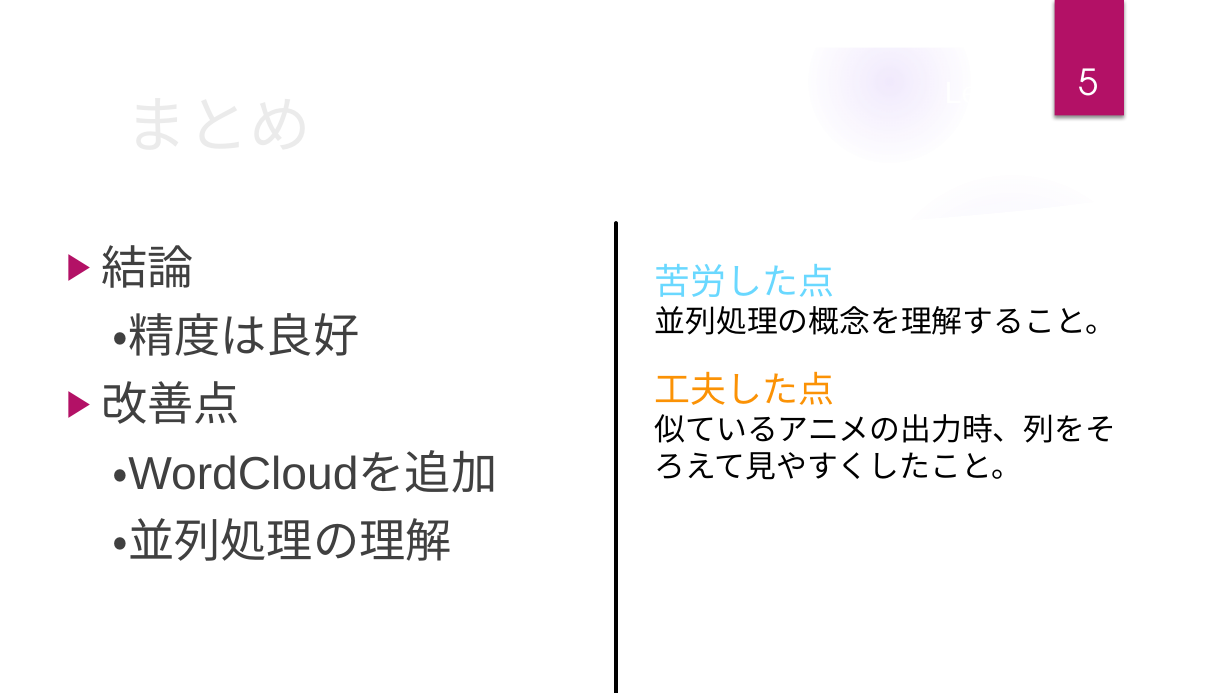
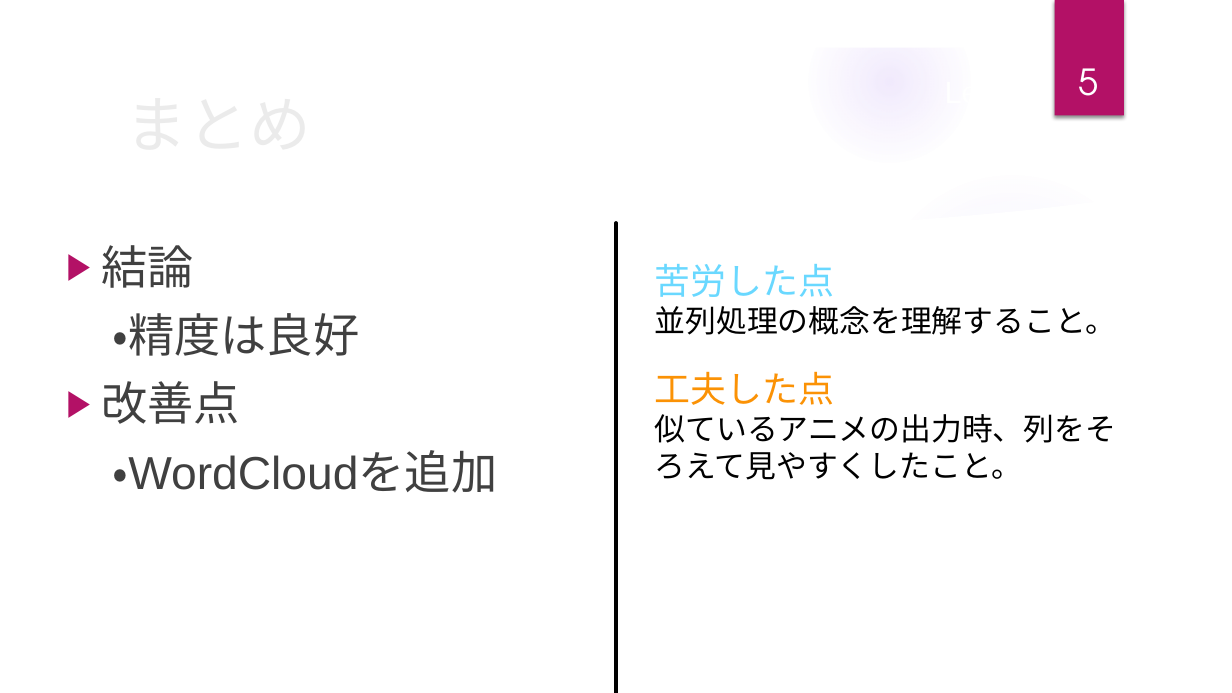
Before and after one commit to makusu-toshiaki/Butz, a slide deck: slide 5 of 発表資料/自由課題_No.220_加藤稔朗.pptx. Drawn at 1232x693 pixels with LibreOffice and Linux fonts; fonts in the diff are those of the drawing; background and template pictures are left out. Boxes give left, top, right and bottom in pixels: in the first picture for what was removed or moved away, otherwise in the second. Text is boxed around its words. In the diff, an @@ line names an element or a change of style, - is before the commit and + after.

```diff
--- a/発表資料/自由課題_No.220_加藤稔朗.pptx
+++ b/発表資料/自由課題_No.220_加藤稔朗.pptx
@@ text at bbox=[113, 518, 452, 561]: paragraph removed @@
-・並列処理の理解
```
